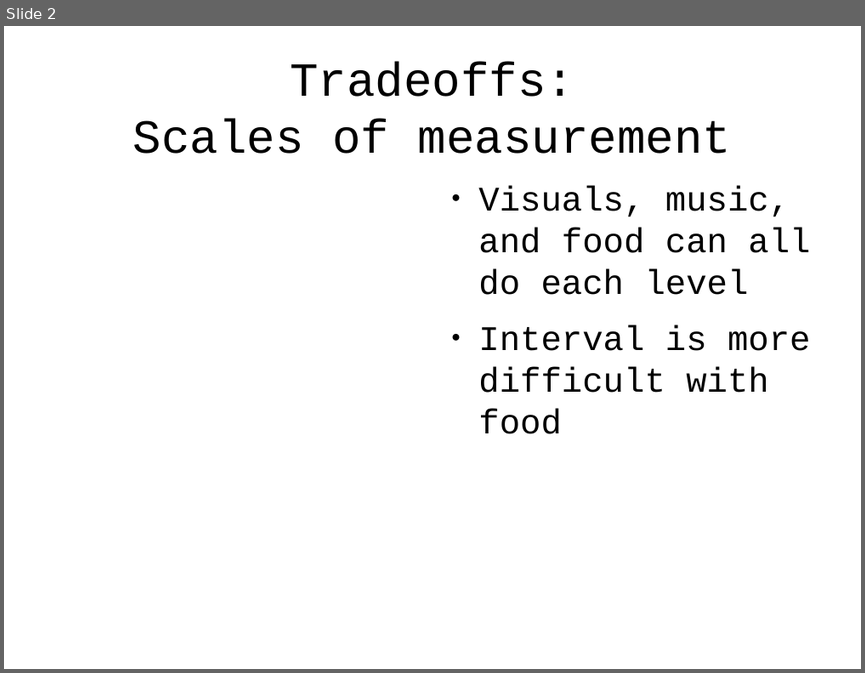
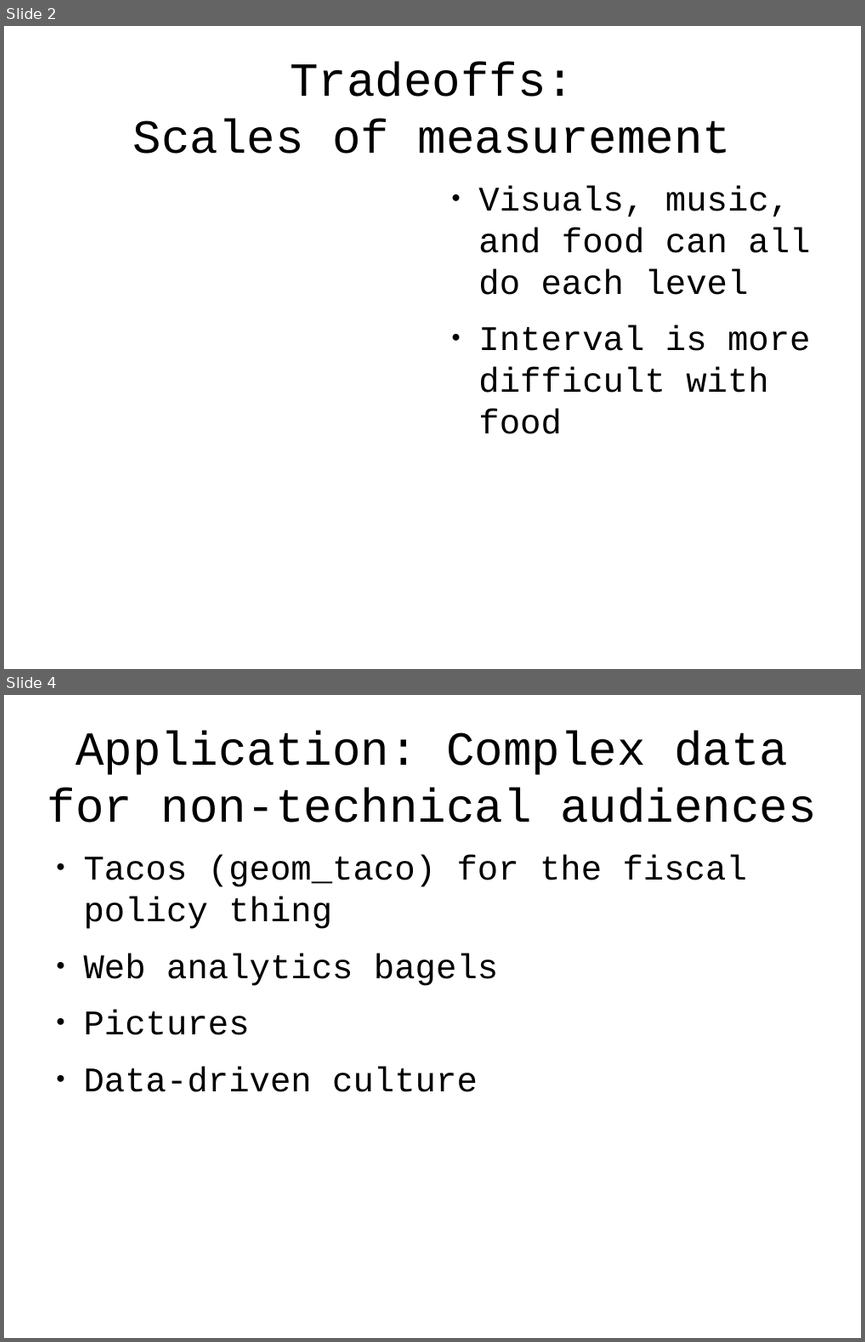
Before and after one commit to tlevine/gastronomification-big-data-talk, a slide deck: big-senses.odp. Shown one above the other, each under a label of ours: slide 2 before the commit, slides 2 and 4 after it; the slides between them are not shown. The pictures are 865x673 and 865x1342 pixels, drawn with LibreOffice and Linux fonts; fonts in the diff are those of the drawing; background and template pictures are left out. Boxes give left, top, right and bottom in pixels: in the first picture for what was removed or moved away, otherwise in the second. Text is boxed around its words. In the diff, an @@ line names an element or a change of style, - is before the commit and + after.

```diff
--- a/big-senses.odp
+++ b/big-senses.odp
@@ slide 4 added at <box>4,695,861,1338</box>, background #FFFFFF @@
@@ title added at <box>47,731,817,823</box>, 44 pt, text #000000 @@
+Application: Complex data for non-technical audiences
@@ text added at <box>84,855,747,1092</box>, 32 pt, text #000000 @@
+● Tacos (geom_taco) for the fiscal policy thing
+● Web analytics bagels
+● Pictures
+● Data-driven culture
```
Also in this commit, not shown: 1 slide changed, 2 other slides added.
